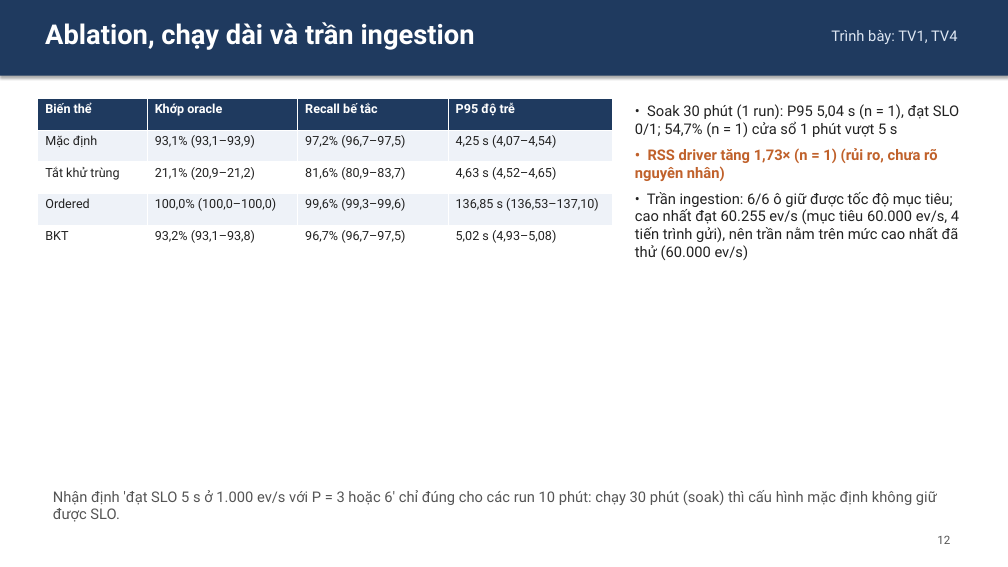
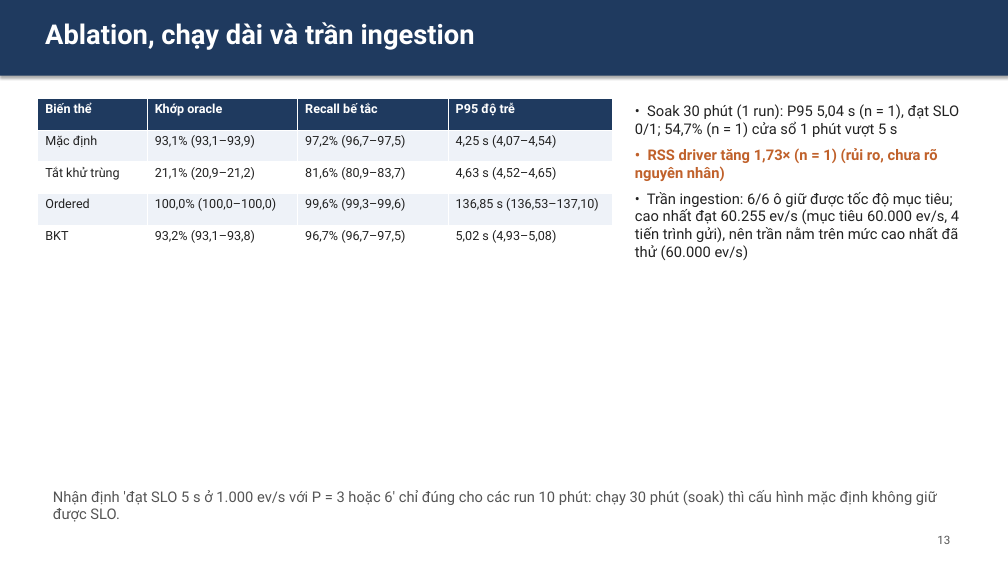
Before and after one commit to vankcdhv/ai-math-tutor, a slide deck: slide 13 of slides/slide.pptx. Drawn at 1008x567 pixels with LibreOffice and Linux fonts; fonts in the diff are those of the drawing. Boxes give left, top, right and bottom in pixels: in the first picture for what was removed or moved away, otherwise in the second. Text is boxed around its words. In the diff, an @@ line names an element or a change of style, - is before the commit and + after.

```diff
--- a/slides/slide.pptx
+++ b/slides/slide.pptx
@@ text removed at box(831, 30, 958, 44) @@
-Trình bày: TV1, TV4
```
Also in this commit, not shown: 14 other slides changed, 4 slides added, 2 slides removed.
